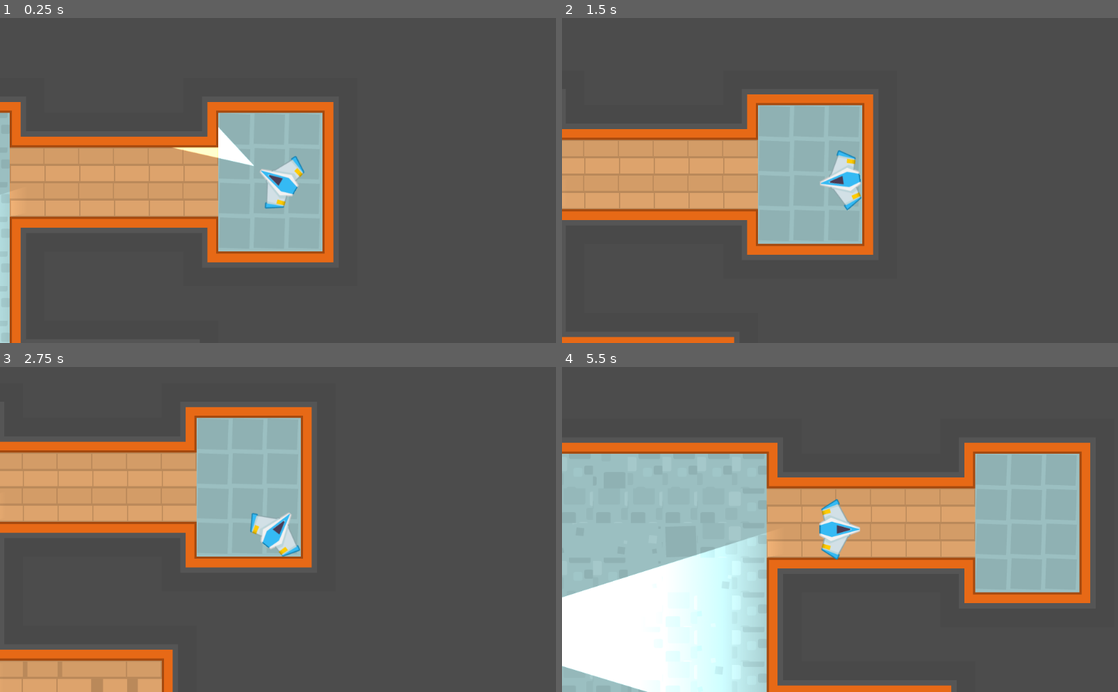
Above: before the commit, frames 1-4 (two rows, left to right).
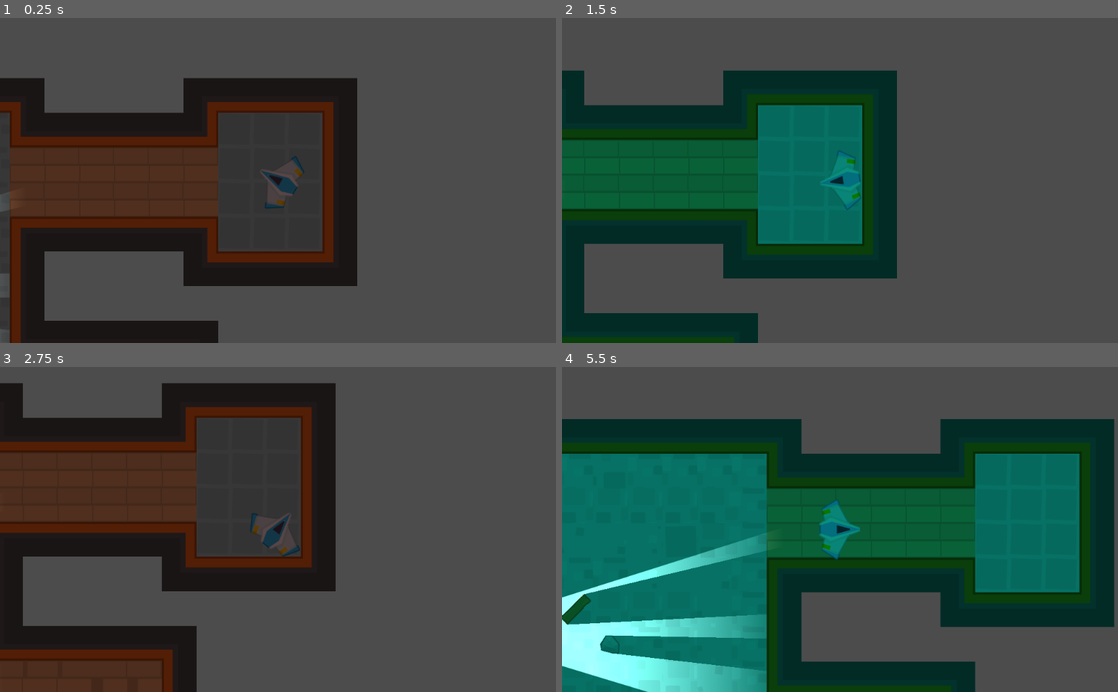
Above: after the commit, the same moments.

Repository: Vardantex/TopDown-Game
Game: Godot game, scene res://Levels/Level1.tscn
The game is run twice, just before and just after one commit, with the same random seed, the same clock (stepped at 60 frames per second) and the same inputs.
Inputs (mouse positions are in pixels of both pictures, inside the frame that each line leads up to):
- Up to frame 1 (0.25 s): no input
- Up to frame 2 (1.5 s): tap Enter at 0.5 s; move the mouse to (962, 164) at 0.52 s; hold D (WASD_RIGHT) 0.53-1.28 s; hold G (Lighting, bound only after the commit) 0.53-1.28 s; click (962, 164) at 0.67 s; tap Space at 1.25 s; move the mouse to (728, 196) at 1.27 s; hold S (WASD_DOWN) from 1.28 s (still down); tap R (Light_Toggle) at 1.35 s; click (728, 196) at 1.42 s
- Up to frame 3 (2.75 s): tap G (Lighting, bound only after the commit) at 1.55 s; move the mouse to (333, 458) at 2.02 s; release S (WASD_DOWN) at 2.03 s; hold D (WASD_RIGHT) from 2.03 s (still down); hold G (Lighting, bound only after the commit) from 2.03 s (still down); click (333, 458) at 2.17 s
- Up to frame 4 (5.5 s): tap Enter at 2.75 s; move the mouse to (812, 594) at 2.77 s; release D (WASD_RIGHT) at 2.78 s; release G (Lighting, bound only after the commit) at 2.78 s; hold W (WASD_UP) 2.78-3.53 s; tap G (Lighting, bound only after the commit) at 2.85, 3.8, 4.35 s; click (812, 594) at 2.92 s; move the mouse to (1006, 578) at 3.52 s; hold R (Light_Toggle) 3.53-4.28 s; hold A (WASD_LEFT) 3.53-5.03 s; click (1006, 578) at 3.67 s; move the mouse to (673, 480) at 4.27 s; click (673, 480) at 4.42 s; move the mouse to (867, 529) at 5.02 s; hold S (WASD_DOWN) from 5.03 s (still down); hold G (Lighting, bound only after the commit) from 5.03 s (still down); click (867, 529) at 5.17 s

The runs differ from the first frame. In frame 1, 39% of the frame differs, in the area x 0-65%, y 18-100%; in frame 2, 37%; in frame 3, 41%; in frame 4, 70%, in the area x 0-100%, y 16-100%.

Commit message:
Door Animation (Broken)

Diff:
--- /dev/null
+++ b/Doors/Door.gd
@@ -0,0 +1,30 @@
+extends Area2D
+
+var can_click = false
+
+
+func _ready() -> void:
+	pass
+
+
+
+
+func _on_Door_body_entered(body: Node) -> void:
+	if body.collision_layer == 1:
+		can_click == true
+	else:
+		open()
+
+
+func _on_Door_body_exited(body: Node) -> void:
+	if body.collision_layer == 1:
+		can_click = false
+
+
+func _on_Door_input_event(viewport: Node, event: InputEvent, shape_idx: int) -> void:
+	if Input.is_mouse_button_pressed(BUTTON_LEFT) and can_click:
+		open()
+
+
+func open():
+	$AnimationPlayer.play("Open" )
--- /dev/null
+++ b/Doors/Door.tscn
@@ -0,0 +1,100 @@
+[gd_scene load_steps=10 format=2]
+
+[ext_resource path="res://Assets/GFX/PNG/Tiles/tile_463.png" type="Texture" id=1]
+[ext_resource path="res://Assets/SFX/doorClose_1.ogg" type="AudioStream" id=2]
+[ext_resource path="res://Assets/SFX/doorOpen_2.ogg" type="AudioStream" id=3]
+[ext_resource path="res://Doors/Door.gd" type="Script" id=4]
+
+[sub_resource type="RectangleShape2D" id=1]
+extents = Vector2( 32, 42 )
+
+[sub_resource type="RectangleShape2D" id=2]
+extents = Vector2( 32, 10 )
+
+[sub_resource type="OccluderPolygon2D" id=3]
+closed = false
+polygon = PoolVector2Array( -32, -8, 32, -8, 32, 8, -32, 8 )
+
+[sub_resource type="Animation" id=4]
+resource_name = "Open"
+length = 4.0
+step = 1.0
+tracks/0/type = "value"
+tracks/0/path = NodePath("DoorSprite:position")
+tracks/0/interp = 1
+tracks/0/loop_wrap = true
+tracks/0/imported = false
+tracks/0/enabled = true
+tracks/0/keys = {
+"times": PoolRealArray( 0, 3, 4 ),
+"transitions": PoolRealArray( 1, 1, 1 ),
+"update": 0,
+"values": [ Vector2( 0, 0 ), Vector2( 64, 0 ), Vector2( 0, 0 ) ]
+}
+tracks/1/type = "audio"
+tracks/1/path = NodePath("AudioStreamPlayer2D")
+tracks/1/interp = 1
+tracks/1/loop_wrap = true
+tracks/1/imported = false
+tracks/1/enabled = true
+tracks/1/keys = {
+"clips": [ {
+"end_offset": 0.0,
+"start_offset": 0.0,
+"stream": ExtResource( 3 )
+}, {
+"end_offset": 0.0,
+"start_offset": 0.0,
+"stream": ExtResource( 2 )
+} ],
+"times": PoolRealArray( 0, 4 )
+}
+
+[sub_resource type="Animation" id=5]
+length = 0.001
+tracks/0/type = "value"
+tracks/0/path = NodePath("DoorSprite:position")
+tracks/0/interp = 1
+tracks/0/loop_wrap = true
+tracks/0/imported = false
+tracks/0/enabled = true
+tracks/0/keys = {
+"times": PoolRealArray( 0 ),
+"transitions": PoolRealArray( 1 ),
+"update": 0,
+"values": [ Vector2( 64, 0 ) ]
+}
+
+[node name="Door" type="Area2D"]
+collision_layer = 2
+collision_mask = 5
+script = ExtResource( 4 )
+
+[node name="CharacterDetector" type="CollisionShape2D" parent="."]
+visible = false
+shape = SubResource( 1 )
+
+[node name="DoorSprite" type="Sprite" parent="."]
+position = Vector2( 64, 0 )
+texture = ExtResource( 1 )
+
+[node name="StaticBody2D" type="StaticBody2D" parent="DoorSprite"]
+collision_layer = 2
+collision_mask = 5
+
+[node name="CollisionShape2D" type="CollisionShape2D" parent="DoorSprite/StaticBody2D"]
+shape = SubResource( 2 )
+
+[node name="LightOccluder2D" type="LightOccluder2D" parent="DoorSprite"]
+occluder = SubResource( 3 )
+
+[node name="AnimationPlayer" type="AnimationPlayer" parent="."]
+anims/Open = SubResource( 4 )
+anims/RESET = SubResource( 5 )
+
+[node name="AudioStreamPlayer2D" type="AudioStreamPlayer2D" parent="."]
+stream = ExtResource( 2 )
+
+[connection signal="body_entered" from="." to="." method="_on_Door_body_entered"]
+[connection signal="body_exited" from="." to="." method="_on_Door_body_exited"]
+[connection signal="input_event" from="." to="." method="_on_Door_input_event"]
--- /dev/null
+++ b/Interface/VisionMode.gd
@@ -0,0 +1,35 @@
+extends CanvasModulate
+
+const DARK = Color("5c4a4a")
+const NIGHTVISION = Color("0b9784")
+var cooldown = false
+
+func _ready() -> void:
+	color = DARK
+	visible = true
+
+
+
+#Use the connected method in the Interface group
+func cycle_vision_mode():
+	if not cooldown:
+		if color == NIGHTVISION:
+			DARK_mode()
+		else:
+			NIGHTVISION_mode()
+		cooldown = true
+		$Timer.start()
+
+func DARK_mode():
+	color = DARK
+	$AudioStreamPlayer2D.stream = load("res://Assets/SFX/nightvision_off.wav")
+	$AudioStreamPlayer2D.play()
+
+func NIGHTVISION_mode():
+	color = NIGHTVISION
+	$AudioStreamPlayer2D.stream = load("res://Assets/SFX/nightvision.wav")
+	$AudioStreamPlayer2D.play()
+
+
+func _on_Timer_timeout() -> void:
+	cooldown = false
--- /dev/null
+++ b/Interface/VisionMode.tscn
@@ -0,0 +1,14 @@
+[gd_scene load_steps=2 format=2]
+
+[ext_resource path="res://Interface/VisionMode.gd" type="Script" id=1]
+
+[node name="VisionMode" type="CanvasModulate" groups=["Interface"]]
+color = Color( 0.0431373, 0.592157, 0.517647, 1 )
+script = ExtResource( 1 )
+
+[node name="AudioStreamPlayer2D" type="AudioStreamPlayer2D" parent="."]
+
+[node name="Timer" type="Timer" parent="."]
+one_shot = true
+
+[connection signal="timeout" from="Timer" to="." method="_on_Timer_timeout"]
--- a/Levels/Level1.tscn
+++ b/Levels/Level1.tscn
@@ -29,11 +29,17 @@
 [node name="Destination3" type="Position2D" parent="Navigation2D/Destinations" index="3"]
 position = Vector2( 543, 110 )
 
+[node name="Furniture" parent="Navigation2D" index="2"]
+tile_data = PoolIntArray( 196614, 0, 0, 262151, 1, 0 )
+
 [node name="Player" parent="." index="2"]
 position = Vector2( 1262, 61 )
 
-[node name="Lighting" parent="." index="3"]
-color = Color( 1, 1, 1, 1 )
+[node name="Torch" parent="Player" index="2"]
+visible = false
+
+[node name="VisionMode" parent="." index="3"]
+visible = false
 
 [node name="Guard" parent="." index="5" instance=ExtResource( 2 )]
 position = Vector2( 141, 265 )
@@ -45,3 +51,5 @@
 [node name="NavigationPolygonInstance" type="NavigationPolygonInstance" parent="." index="7"]
 visible = false
 navpoly = SubResource( 1 )
+
+[editable path="Player"]
--- a/Levels/TemplateLevel.tscn
+++ b/Levels/TemplateLevel.tscn
@@ -1,7 +1,104 @@
-[gd_scene load_steps=3 format=2]
+[gd_scene load_steps=13 format=2]
 
 [ext_resource path="res://Tiles/Tiles.tres" type="TileSet" id=1]
 [ext_resource path="res://Characters/Player.tscn" type="PackedScene" id=2]
+[ext_resource path="res://Assets/GFX/Tilesheet/tilesheet_complete.png" type="Texture" id=3]
+[ext_resource path="res://Interface/VisionMode.tscn" type="PackedScene" id=4]
+
+[sub_resource type="OccluderPolygon2D" id=6]
+polygon = PoolVector2Array( 3.73193, 46.1198, 47.5477, 3.42029, 59.2692, 14.5836, 17.407, 59.5157 )
+
+[sub_resource type="ConvexPolygonShape2D" id=1]
+points = PoolVector2Array( 60.1063, 14.8627, 15.4532, 60.0739, 4.29004, 46.1198, 48.3849, 2.86212 )
+
+[sub_resource type="OccluderPolygon2D" id=7]
+polygon = PoolVector2Array( 23.0789, 16.0693, 34.5212, 15.5111, 47.6381, 32.5351, 47.08, 48.7219, 35.6376, 48.4427, 15.5437, 43.1402, 13.032, 31.6979 )
+
+[sub_resource type="ConvexPolygonShape2D" id=2]
+points = PoolVector2Array( 23.3579, 16.9066, 34.5211, 16.3484, 47.0798, 30.8606, 47.3589, 47.8846, 33.684, 48.4427, 14.7064, 43.1402, 14.7064, 32.256 )
+
+[sub_resource type="OccluderPolygon2D" id=8]
+polygon = PoolVector2Array( 35.5391, 30.1218, 28.8411, 43.5178, 48.0978, 54.4019, 56.1912, 41.5642 )
+
+[sub_resource type="ConvexPolygonShape2D" id=3]
+points = PoolVector2Array( 31.911, 8.91162, 36.9344, 23.7029, 14.0498, 30.68, 11.8171, 22.3075, 10.9799, 15.6096 )
+
+[sub_resource type="ConvexPolygonShape2D" id=4]
+points = PoolVector2Array( 54.7957, 43.2386, 48.0978, 54.681, 29.6783, 42.1223, 36.3763, 30.68 )
+
+[sub_resource type="TileSet" id=5]
+0/name = "tilesheet_complete.png 0"
+0/texture = ExtResource( 3 )
+0/tex_offset = Vector2( 0, 0 )
+0/modulate = Color( 1, 1, 1, 1 )
+0/region = Rect2( 1344, 576, 64, 64 )
+0/tile_mode = 0
+0/occluder_offset = Vector2( 0, 0 )
+0/occluder = SubResource( 6 )
+0/navigation_offset = Vector2( 0, 0 )
+0/shape_offset = Vector2( 0, 0 )
+0/shape_transform = Transform2D( 1, 0, 0, 1, 0, 0 )
+0/shape = SubResource( 1 )
+0/shape_one_way = false
+0/shape_one_way_margin = 1.0
+0/shapes = [ {
+"autotile_coord": Vector2( 0, 0 ),
+"one_way": false,
+"one_way_margin": 1.0,
+"shape": SubResource( 1 ),
+"shape_transform": Transform2D( 1, 0, 0, 1, 0, 0 )
+} ]
+0/z_index = 0
+1/name = "tilesheet_complete.png 1"
+1/texture = ExtResource( 3 )
+1/tex_offset = Vector2( 0, 0 )
+1/modulate = Color( 1, 1, 1, 1 )
+1/region = Rect2( 1280, 512, 64, 64 )
+1/tile_mode = 0
+1/occluder_offset = Vector2( 0, 0 )
+1/occluder = SubResource( 7 )
+1/navigation_offset = Vector2( 0, 0 )
+1/shape_offset = Vector2( 0, 0 )
+1/shape_transform = Transform2D( 1, 0, 0, 1, 0, 0 )
+1/shape = SubResource( 2 )
+1/shape_one_way = false
+1/shape_one_way_margin = 1.0
+1/shapes = [ {
+"autotile_coord": Vector2( 0, 0 ),
+"one_way": false,
+"one_way_margin": 1.0,
+"shape": SubResource( 2 ),
+"shape_transform": Transform2D( 1, 0, 0, 1, 0, 0 )
+} ]
+1/z_index = 0
+2/name = "tilesheet_complete.png 2"
+2/texture = ExtResource( 3 )
+2/tex_offset = Vector2( 0, 0 )
+2/modulate = Color( 1, 1, 1, 1 )
+2/region = Rect2( 1152, 640, 64, 64 )
+2/tile_mode = 0
+2/occluder_offset = Vector2( 0, 0 )
+2/occluder = SubResource( 8 )
+2/navigation_offset = Vector2( 0, 0 )
+2/shape_offset = Vector2( 0, 0 )
+2/shape_transform = Transform2D( 1, 0, 0, 1, 0, 0 )
+2/shape = SubResource( 3 )
+2/shape_one_way = false
+2/shape_one_way_margin = 1.0
+2/shapes = [ {
+"autotile_coord": Vector2( 0, 0 ),
+"one_way": false,
+"one_way_margin": 1.0,
+"shape": SubResource( 3 ),
+"shape_transform": Transform2D( 1, 0, 0, 1, 0, 0 )
+}, {
+"autotile_coord": Vector2( 0, 0 ),
+"one_way": false,
+"one_way_margin": 1.0,
+"shape": SubResource( 4 ),
+"shape_transform": Transform2D( 1, 0, 0, 1, 0, 0 )
+} ]
+2/z_index = 0
 
 [node name="TemplateLevel" type="Node2D"]
 
@@ -24,6 +121,11 @@
 
 [node name="Destinations" type="Node" parent="Navigation2D"]
 
+[node name="Furniture" type="TileMap" parent="Navigation2D"]
+tile_set = SubResource( 5 )
+bake_navigation = true
+format = 1
+
 [node name="Player" parent="." instance=ExtResource( 2 )]
 position = Vector2( 414, 263 )
 rotation = -3.05537
@@ -31,9 +133,10 @@
 [node name="Camera2D" type="Camera2D" parent="Player"]
 current = true
 
-[node name="Lighting" type="CanvasModulate" parent="."]
-color = Color( 0.360784, 0.290196, 0.290196, 1 )
+[node name="VisionMode" parent="." instance=ExtResource( 4 )]
 
 [node name="Cameras" type="Node" parent="."]
 
 [node name="Guards" type="Node" parent="."]
+
+[node name="Doors" type="Node" parent="."]
--- a/Player.gd
+++ b/Player.gd
@@ -36,3 +36,7 @@
 	if Input.is_action_pressed("Light_Toggle"):
 		#This says: whatever you are not, become
 		$Torch.enabled = !$Torch.enabled
+
+	if Input.is_action_pressed("Lighting"):
+		#? Create a groupd called Interface and create a method
+		get_tree().call_group("Interface", "cycle_vision_mode")
--- a/project.godot
+++ b/project.godot
@@ -23,6 +23,10 @@
 config/name="TopDown Game"
 run/main_scene="res://Levels/Level1.tscn"
 config/icon="res://icon.png"
+
+[debug]
+
+gdscript/completion/autocomplete_setters_and_getters=true
 
 [gui]
 
@@ -76,6 +80,11 @@
 "events": [ Object(InputEventKey,"resource_local_to_scene":false,"resource_name":"","device":0,"alt":false,"shift":false,"control":false,"meta":false,"command":false,"pressed":false,"scancode":82,"physical_scancode":0,"unicode":0,"echo":false,"script":null)
  ]
 }
+Lighting={
+"deadzone": 0.5,
+"events": [ Object(InputEventKey,"resource_local_to_scene":false,"resource_name":"","device":0,"alt":false,"shift":false,"control":false,"meta":false,"command":false,"pressed":false,"scancode":71,"physical_scancode":0,"unicode":0,"echo":false,"script":null)
+ ]
+}
 
 [layer_names]
 
Not shown, changed: Assets/SFX/nightvision.wav.import
Not shown, changed: Assets/SFX/nightvision_off.wav.import
